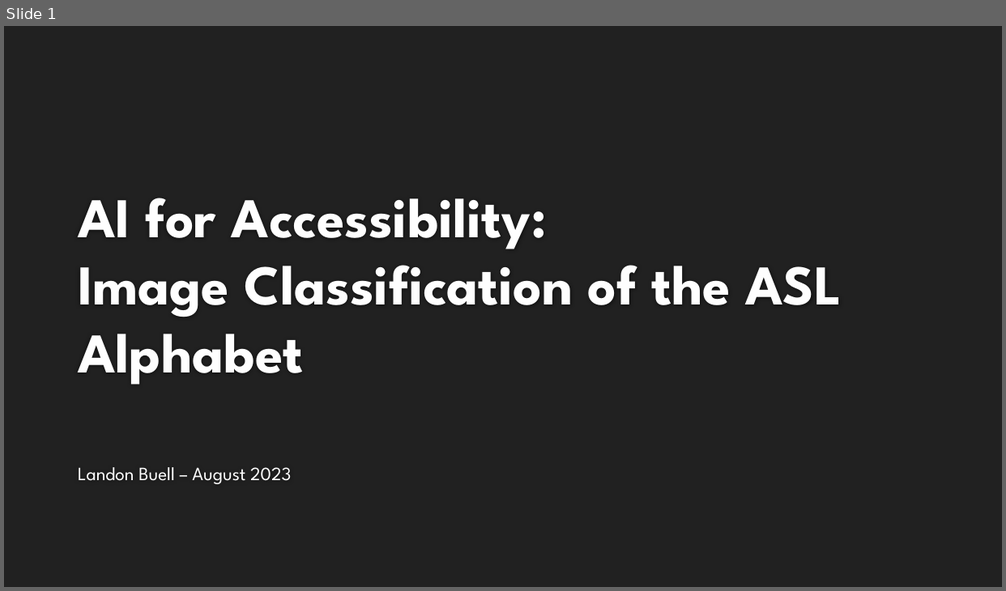
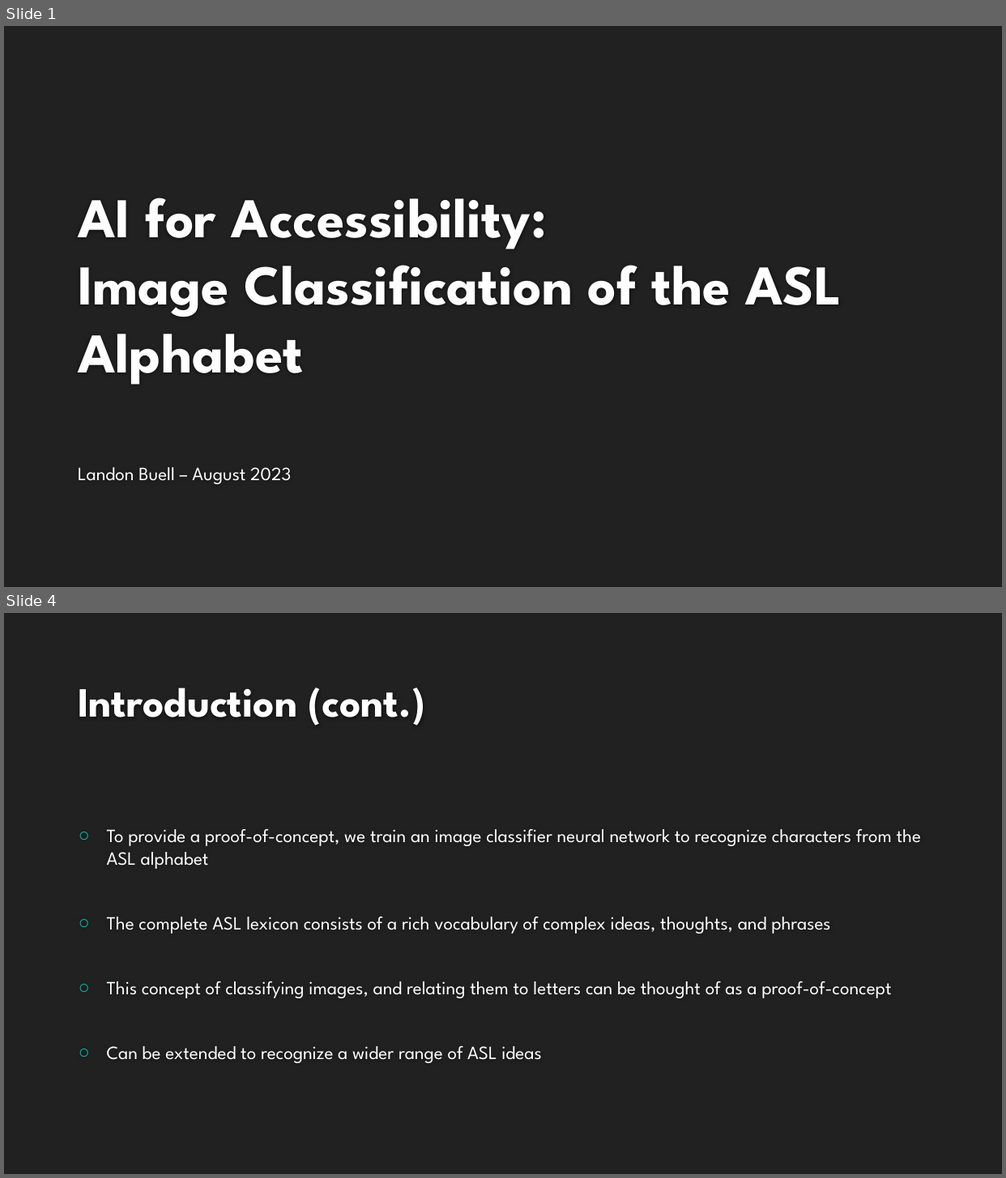
Before and after one commit to landonbuell/Buell-Masters-Project, a slide deck: milestones/BUELL_ENGR6970_Milestone04.pptx. Shown one above the other, each under a label of ours: slide 1 before the commit, slides 1 and 4 after it; the slides between them are not shown. The pictures are 1006x591 and 1006x1178 pixels, drawn with LibreOffice and Linux fonts; fonts in the diff are those of the drawing; background and template pictures are left out. Boxes give left, top, right and bottom in pixels: in the first picture for what was removed or moved away, otherwise in the second. Text is boxed around its words. In the diff, an @@ line names an element or a change of style, - is before the commit and + after.

```diff
--- a/milestones/BUELL_ENGR6970_Milestone04.pptx
+++ b/milestones/BUELL_ENGR6970_Milestone04.pptx
@@ slide 4 added at bbox=[4, 613, 1002, 1174], background #212121 @@
@@ title added at bbox=[78, 688, 425, 726], 40 pt, text #FEFEFE, bold @@
+Introduction (cont.)
@@ text added at bbox=[107, 829, 921, 1063], 18 pt, text #FFFFFF @@
+○ To provide a proof-of-concept, we train an image classifier neural network to recognize characters from the ASL alphabet
+○ The complete ASL lexicon consists of a rich vocabulary of complex ideas, thoughts, and phrases
+○ This concept of classifying images, and relating them to letters can be thought of as a proof-of-concept
+○ Can be extended to recognize a wider range of ASL ideas
```
Also in this commit, not shown: 2 slides changed, 3 other slides added, 2 other files.
